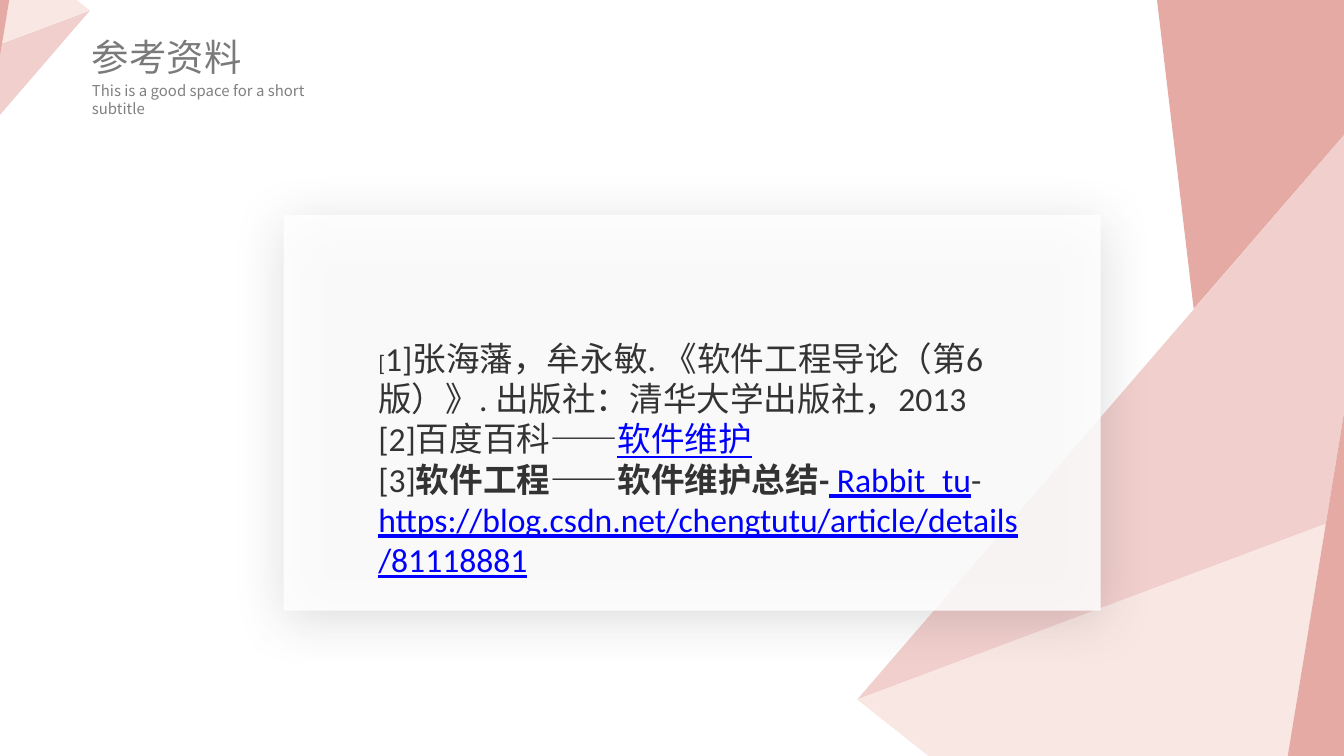
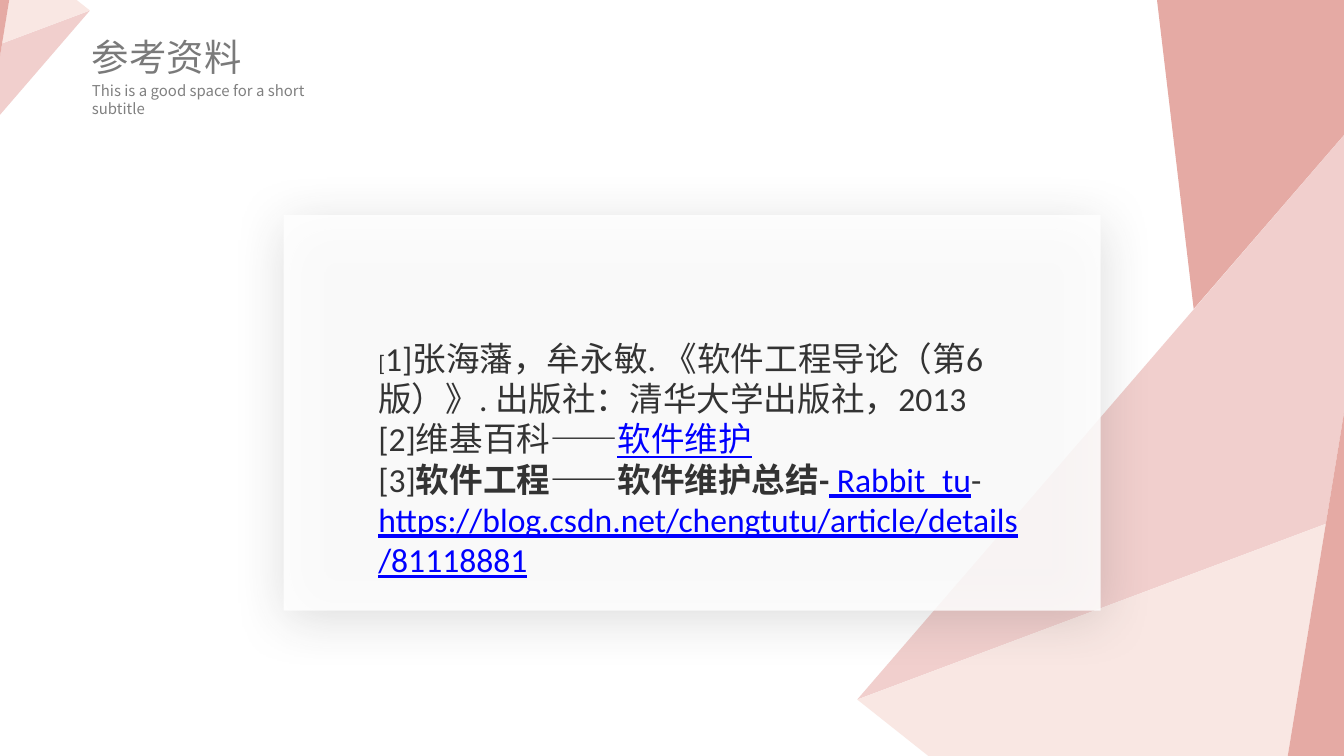
Before and after one commit to Ggiiljj/BALL_Date, a slide deck: slide 38 of 小组作业/SE2019春-G06-软件维护的定义和特点.pptx (slide 37 before the commit). Drawn at 1344x756 pixels with LibreOffice and Linux fonts; fonts in the diff are those of the drawing. Boxes give left, top, right and bottom in pixels: in the first picture for what was removed or moved away, otherwise in the second. Text is boxed around its words. In the diff, an @@ line names an element or a change of style, - is before the commit and + after.

```diff
--- a/小组作业/SE2019春-G06-软件维护的定义和特点.pptx
+++ b/小组作业/SE2019春-G06-软件维护的定义和特点.pptx
@@ text at <box>378,424,752,458</box>: text changed @@
-[2]百度百科——软件维护
+[2]维基百科——软件维护
```
Also in this commit, not shown: 1 slide added, 2 other files.
